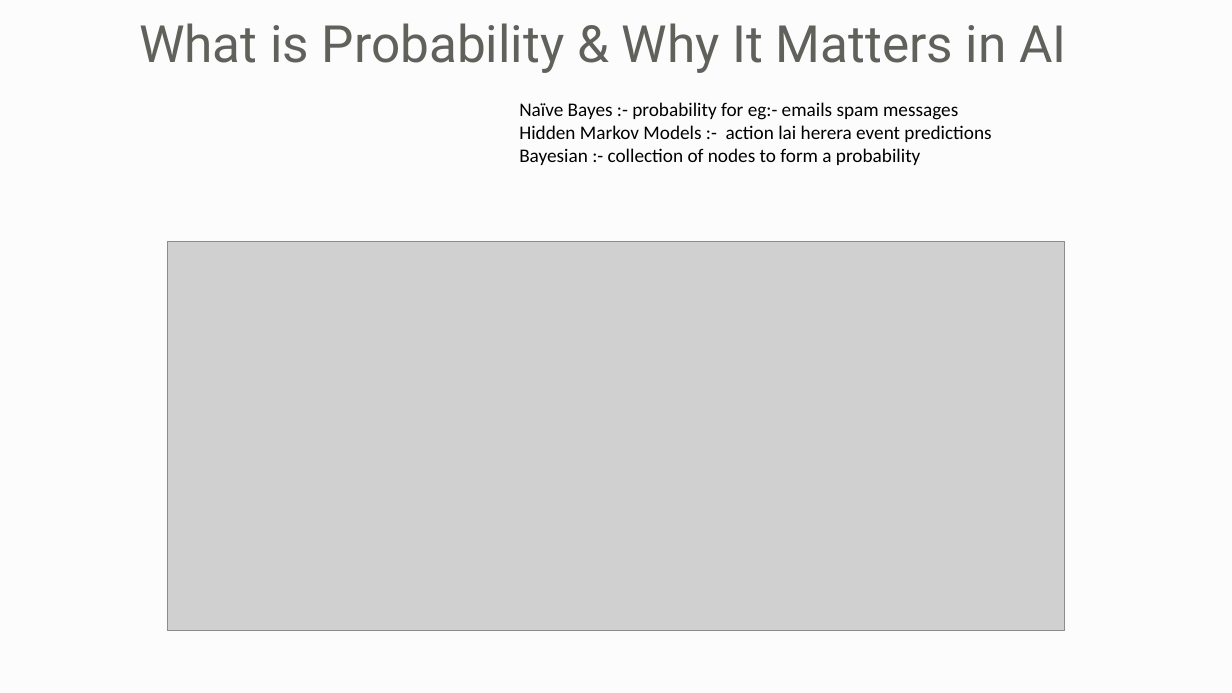
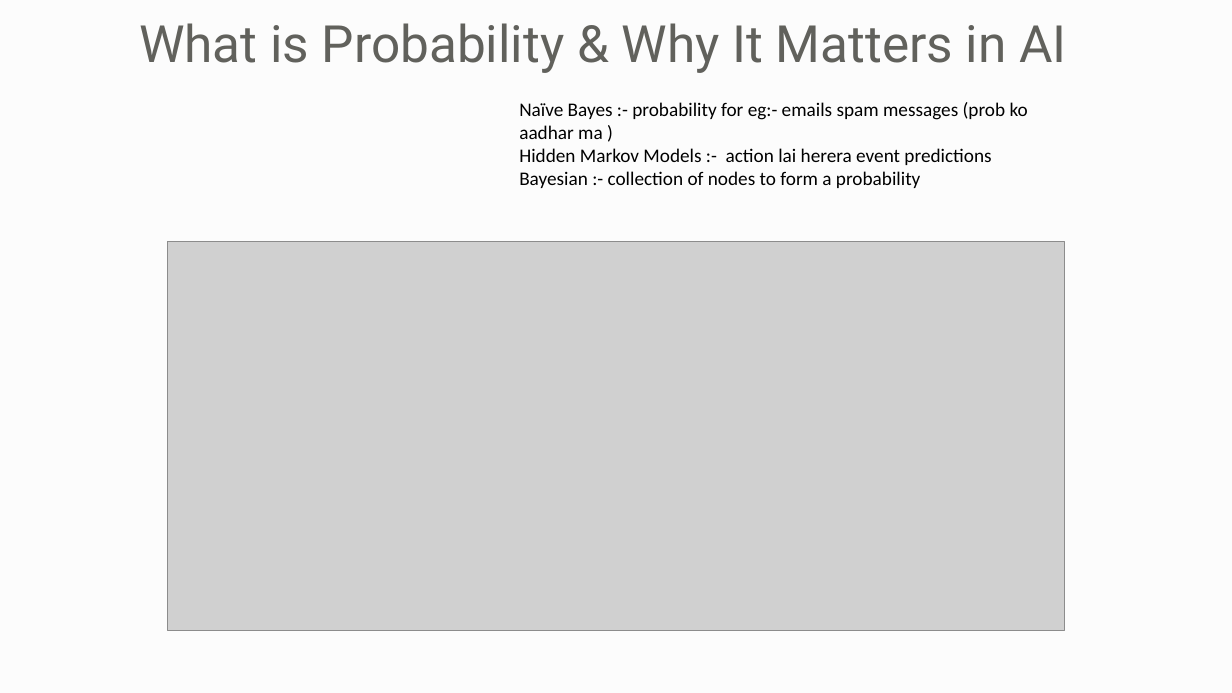
Before and after one commit to diptikc69/AI_and_its_application, a slide deck: slide 2 of Week 2/Slides/day3.pptx. Drawn at 1232x693 pixels with LibreOffice and Linux fonts; fonts in the diff are those of the drawing; grey boxes stand for pictures; background and template pictures are left out. Boxes give left, top, right and bottom in pixels: in the first picture for what was removed or moved away, otherwise in the second. Text is boxed around its words. In the diff, an @@ line names an element or a change of style, - is before the commit and + after.

```diff
--- a/Week 2/Slides/day3.pptx
+++ b/Week 2/Slides/day3.pptx
@@ text at [519,102,1028,139]: text changed @@
-Naïve Bayes :- probability for eg:- emails spam messages
+Naïve Bayes :- probability for eg:- emails spam messages (prob ko aadhar ma )
```
Also in this commit, not shown: 4 other files.
